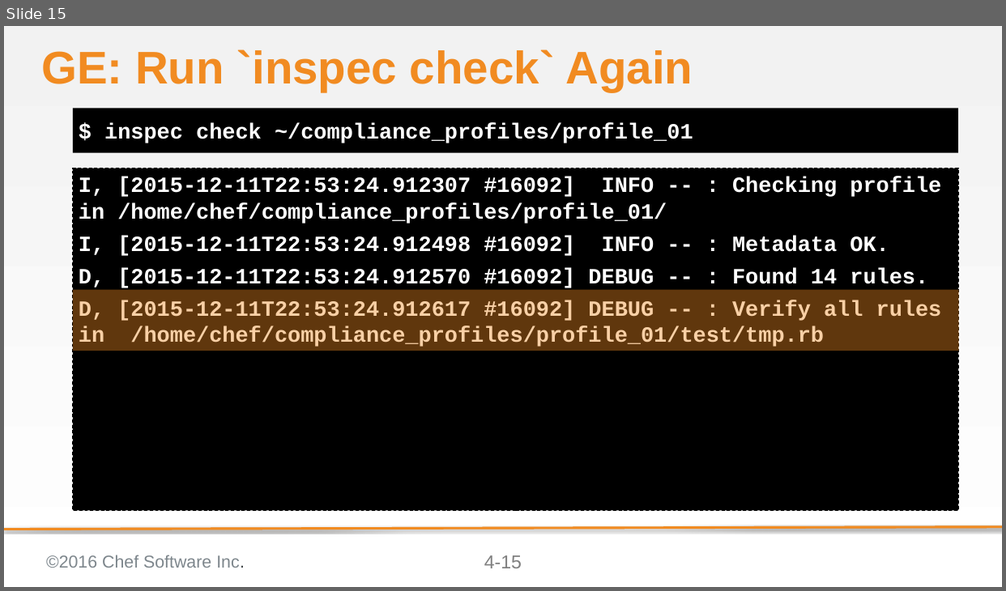
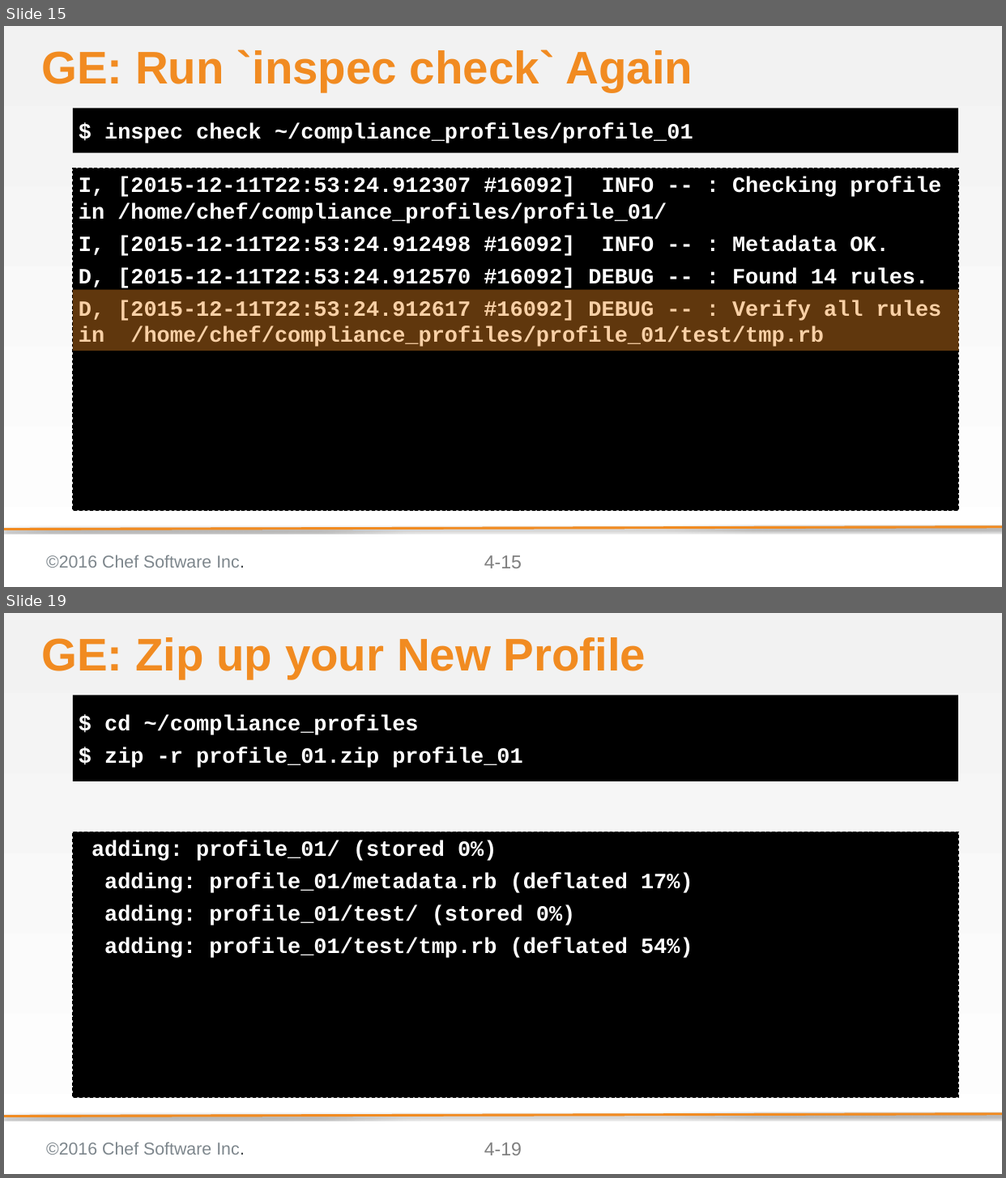
Before and after one commit to bchamby/chef-compliance-installation-configuration-operation, a slide deck: 04-creating-custom-profiles.pptx. Shown one above the other, each under a label of ours: slide 15 before the commit, slides 15 and 19 after it; the slides between them are not shown. The pictures are 1006x591 and 1006x1178 pixels, drawn with LibreOffice and Linux fonts; fonts in the diff are those of the drawing; background and template pictures are left out. Boxes give left, top, right and bottom in pixels: in the first picture for what was removed or moved away, otherwise in the second. Text is boxed around its words. In the diff, an @@ line names an element or a change of style, - is before the commit and + after.

Commit message:
finished custom compliance lab

```diff
--- a/04-creating-custom-profiles.pptx
+++ b/04-creating-custom-profiles.pptx
@@ slide 19 added at bbox=[4, 613, 1002, 1174], background gradient #F2F2F2 to #FFFFFF; not listed: 4 template elements that a slide beside it also shows @@
@@ title added at bbox=[41, 637, 646, 679], 58.7 pt, text #F18B21, bold @@
+GE: Zip up your New Profile
@@ text added at bbox=[73, 695, 958, 781], fill #000000, 28 pt, text #FFFFFF, bold @@
+$ cd ~/compliance_profiles
+$ zip -r profile_01.zip profile_01
@@ text added at bbox=[73, 832, 958, 1098], fill #000000, outline #000000 1 pt dashed, 28 pt, text #FFFFFF, bold @@
+adding: profile_01/ (stored 0%)
+adding: profile_01/metadata.rb (deflated 17%)
+adding: profile_01/test/ (stored 0%)
+adding: profile_01/test/tmp.rb (deflated 54%)
```
Also in this commit, not shown: 2 slides changed, 11 other slides added, 1 slide removed.
